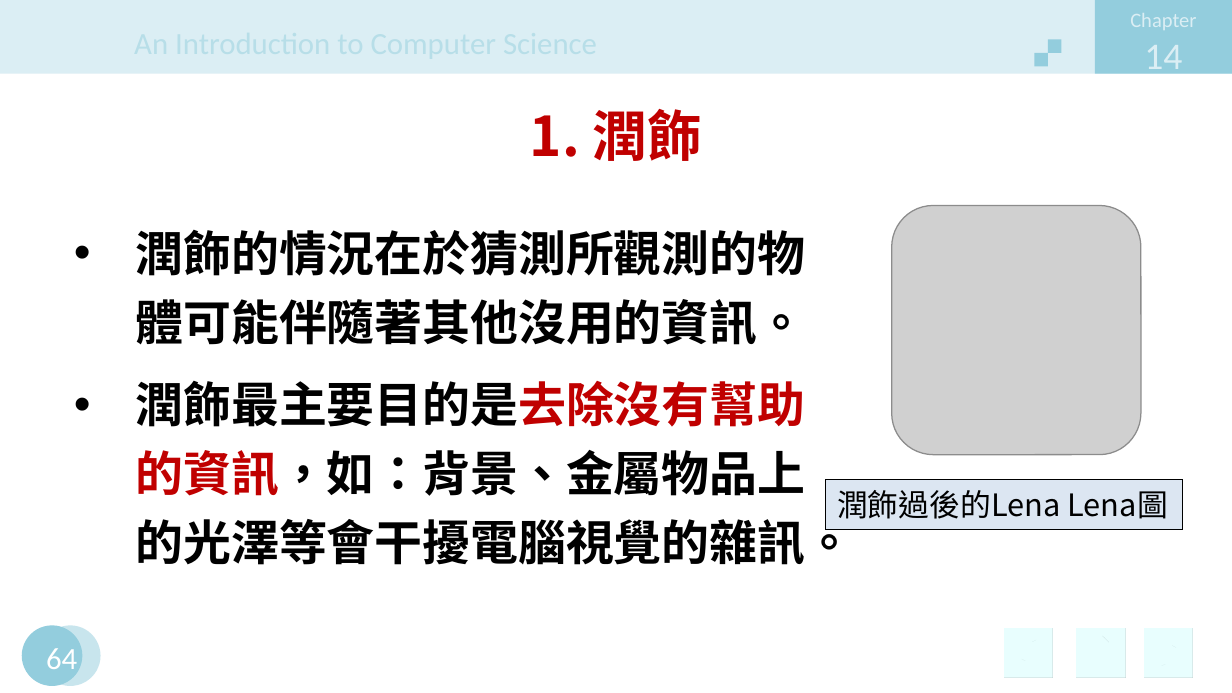
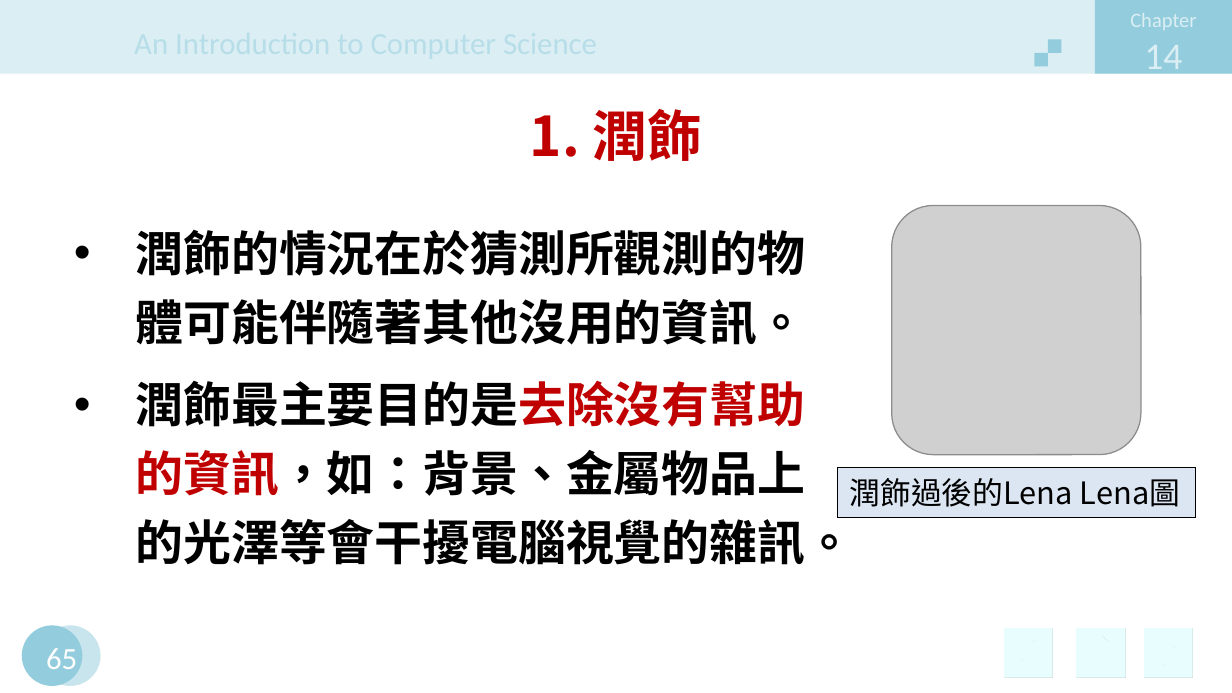
Before and after one commit to jiaweichang/biography, a slide deck: slide 65 of slides/11401/Introduction to Computer/CH14.pptx (slide 64 before the commit). Drawn at 1232x693 pixels with LibreOffice and Linux fonts; fonts in the diff are those of the drawing; grey boxes stand for pictures; background and template pictures are left out. Boxes give left, top, right and bottom in pixels: in the first picture for what was removed or moved away, otherwise in the second. Text is boxed around its words. In the diff, an @@ line names an element or a change of style, - is before the commit and + after.

```diff
--- a/slides/11401/Introduction to Computer/CH14.pptx
+++ b/slides/11401/Introduction to Computer/CH14.pptx
@@ rectangle "潤飾過後的Lena Lena圖": place and size @@
-rectangle "潤飾過後的Lena Lena圖" at [825,480,1184,530]
+rectangle "潤飾過後的Lena Lena圖" at [838,468,1196,517]
@@ page number at [46,648,77,677]: text changed @@
-64
+65
```
Also in this commit, not shown: 6 other slides changed, 3 slides added, 25 slides removed, 10 other files.
